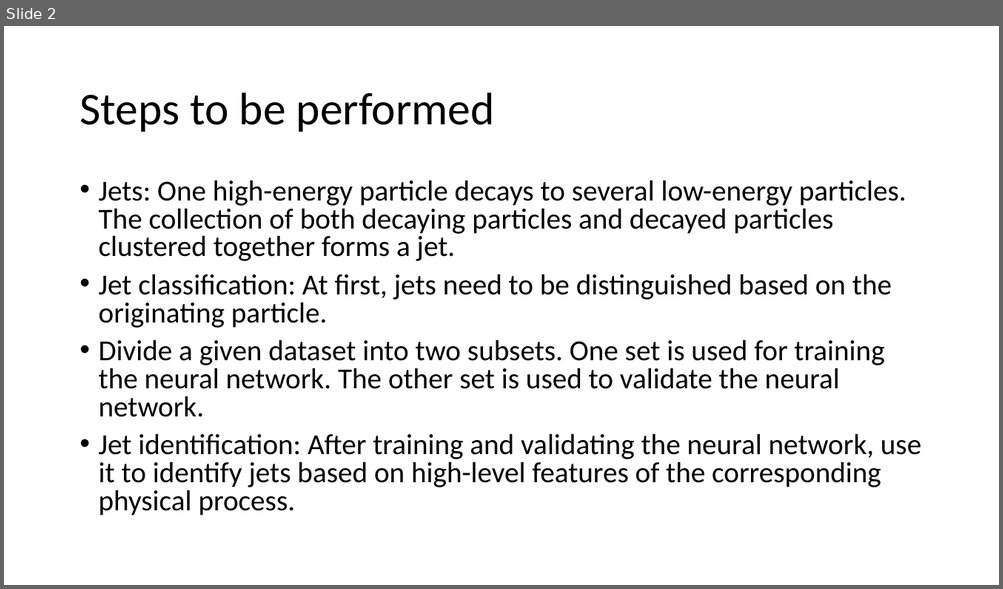
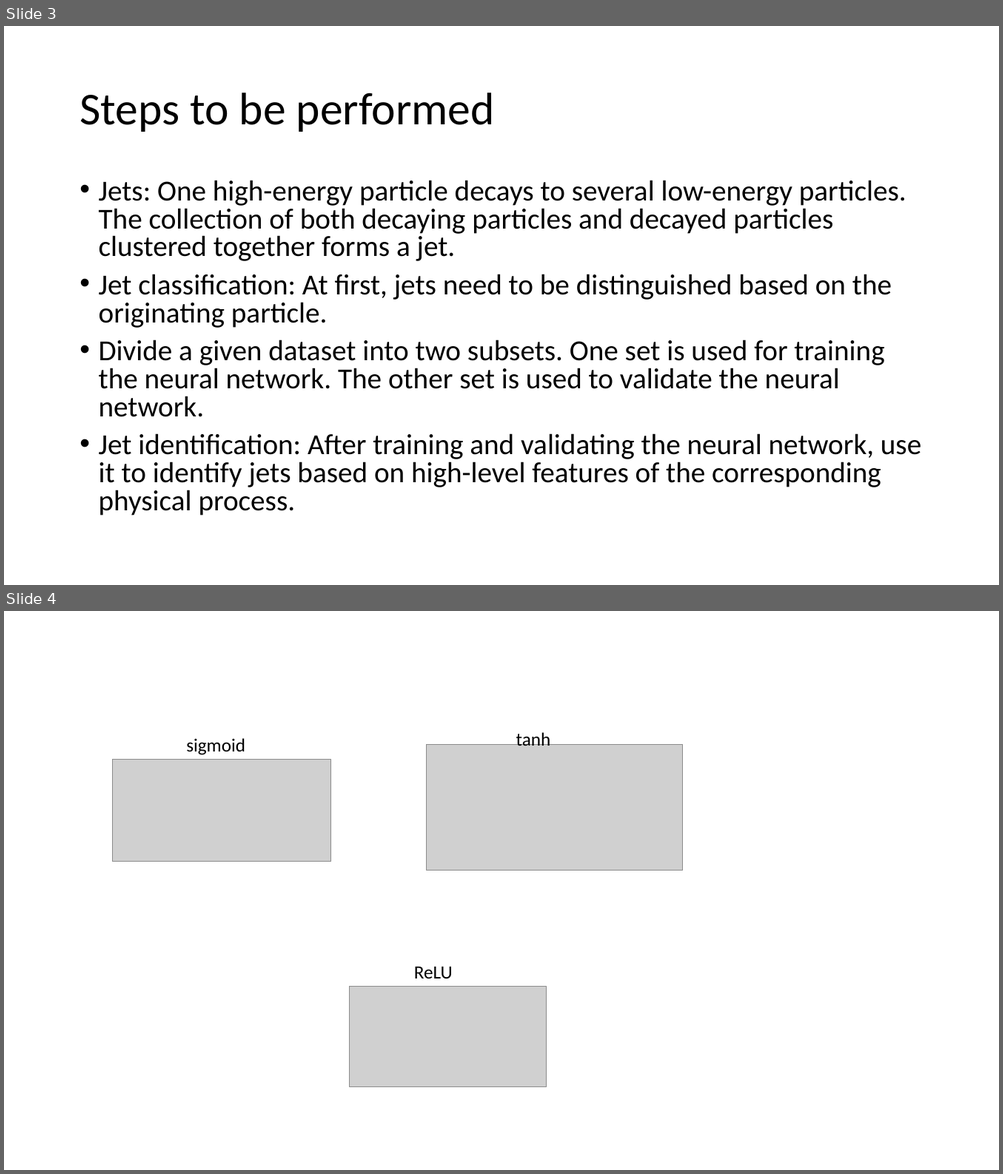
Before and after one commit to bmitraSLAC/NN-in-Jet-classification, a slide deck: Jet_Classifcation.pptx. Shown one above the other, each under a label of ours: slide 2 before the commit, slides 3 and 4 after it. The pictures are 1003x589 and 1003x1174 pixels, drawn with LibreOffice and Linux fonts; fonts in the diff are those of the drawing; grey boxes stand for pictures. Boxes give left, top, right and bottom in pixels: in the first picture for what was removed or moved away, otherwise in the second. Text is boxed around its words. In the diff, an @@ line names an element or a change of style, - is before the commit and + after.

```diff
--- a/Jet_Classifcation.pptx
+++ b/Jet_Classifcation.pptx
@@ slide 4 added at [4,611,999,1170], background #FFFFFF @@
@@ text added at [186,738,245,755], 18 pt, text #000000 @@
+sigmoid
@@ text added at [516,731,551,746], 18 pt, text #000000 @@
+tanh
@@ picture added at [112,760,331,862] @@
@@ picture added at [427,744,683,871] @@
@@ picture added at [350,987,546,1087] @@
@@ text added at [414,966,452,980], 18 pt, text #000000 @@
+ReLU
@@ what was slide 2 is now slide 3 @@
```
Also in this commit, not shown: 2 other slides added, 1 slide removed.
